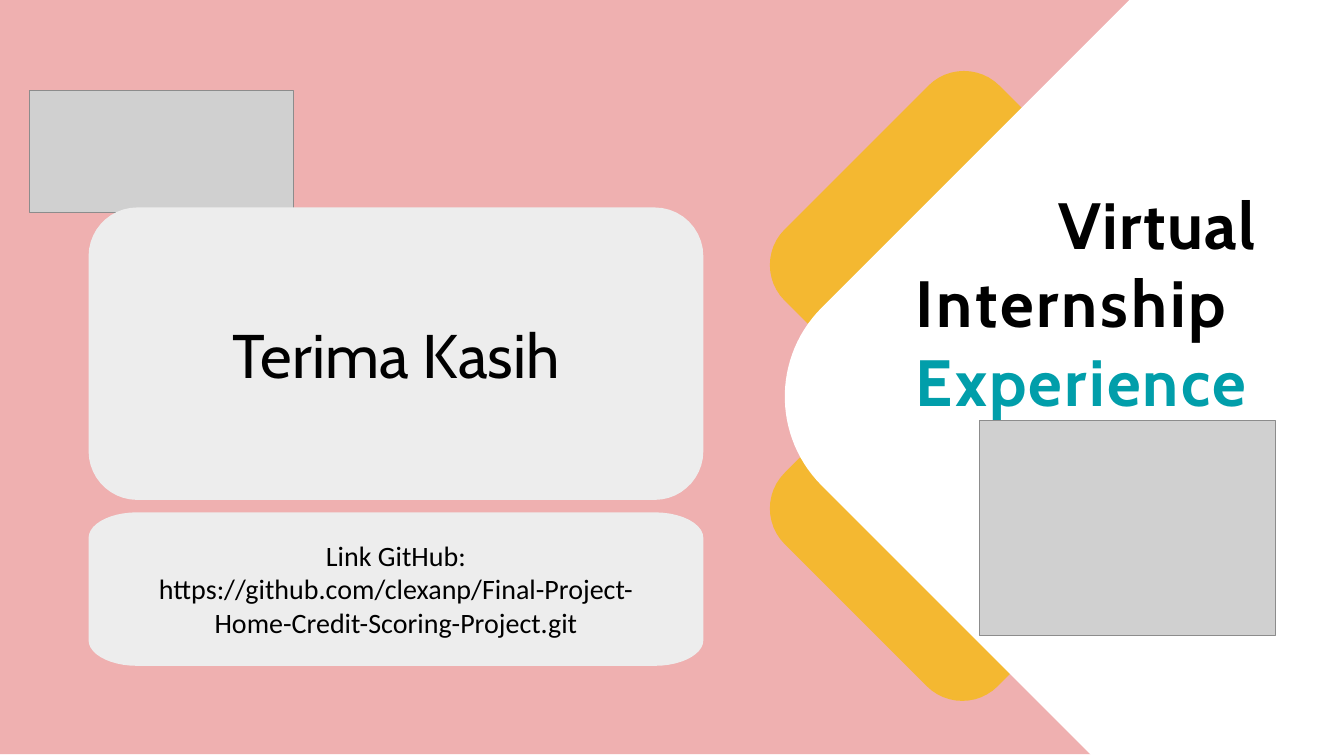
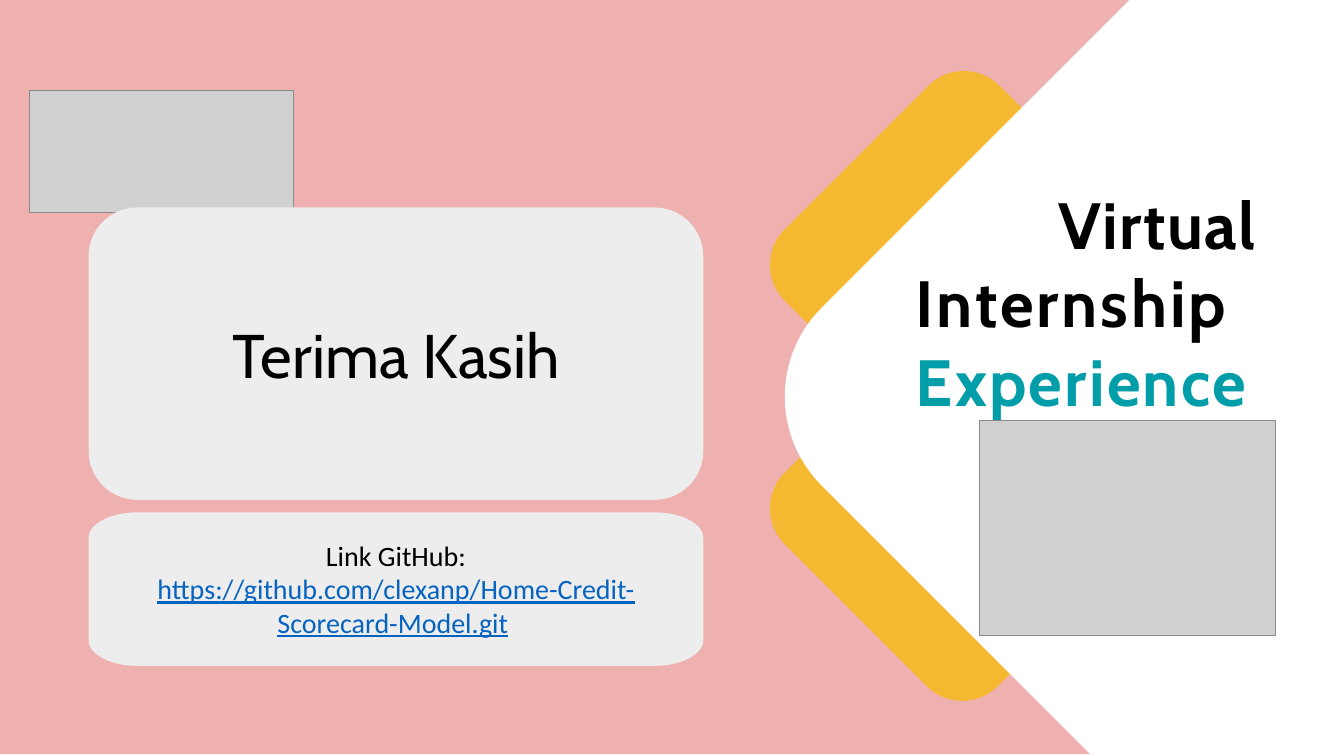
Before and after one commit to clexanp/Home-Credit-Scorecard-Model, a slide deck: slide 9 of PPT Final Project Home Credit Scoring_Raihan Azhar Rafi.pptx (slide 6 before the commit). Drawn at 1344x756 pixels with LibreOffice and Linux fonts; fonts in the diff are those of the drawing; grey boxes stand for pictures; background and template pictures are left out. Boxes give left, top, right and bottom in pixels: in the first picture for what was removed or moved away, otherwise in the second. Text is boxed around its words. In the diff, an @@ line names an element or a change of style, - is before the commit and + after.

```diff
--- a/PPT Final Project Home Credit Scoring_Raihan Azhar Rafi.pptx
+++ b/PPT Final Project Home Credit Scoring_Raihan Azhar Rafi.pptx
@@ text at [157,546,634,638]: text changed; text colour #000000 to #0563C1 @@
-Link GitHub: https://github.com/clexanp/Final-Project-Home-Credit-Scoring-Project.git
+Link GitHub: https://github.com/clexanp/Home-Credit-Scorecard-Model.git
```
Also in this commit, not shown: 1 other slide changed, 3 slides added, 1 other file.
